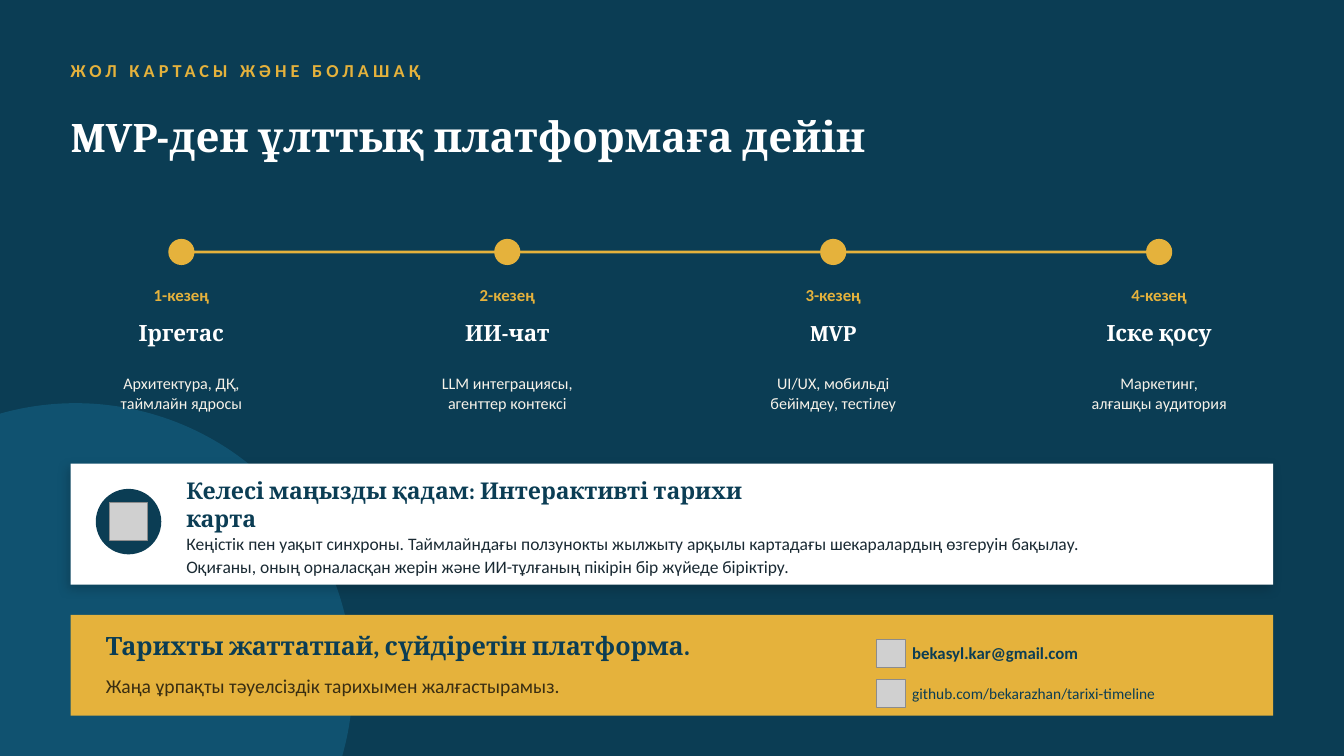
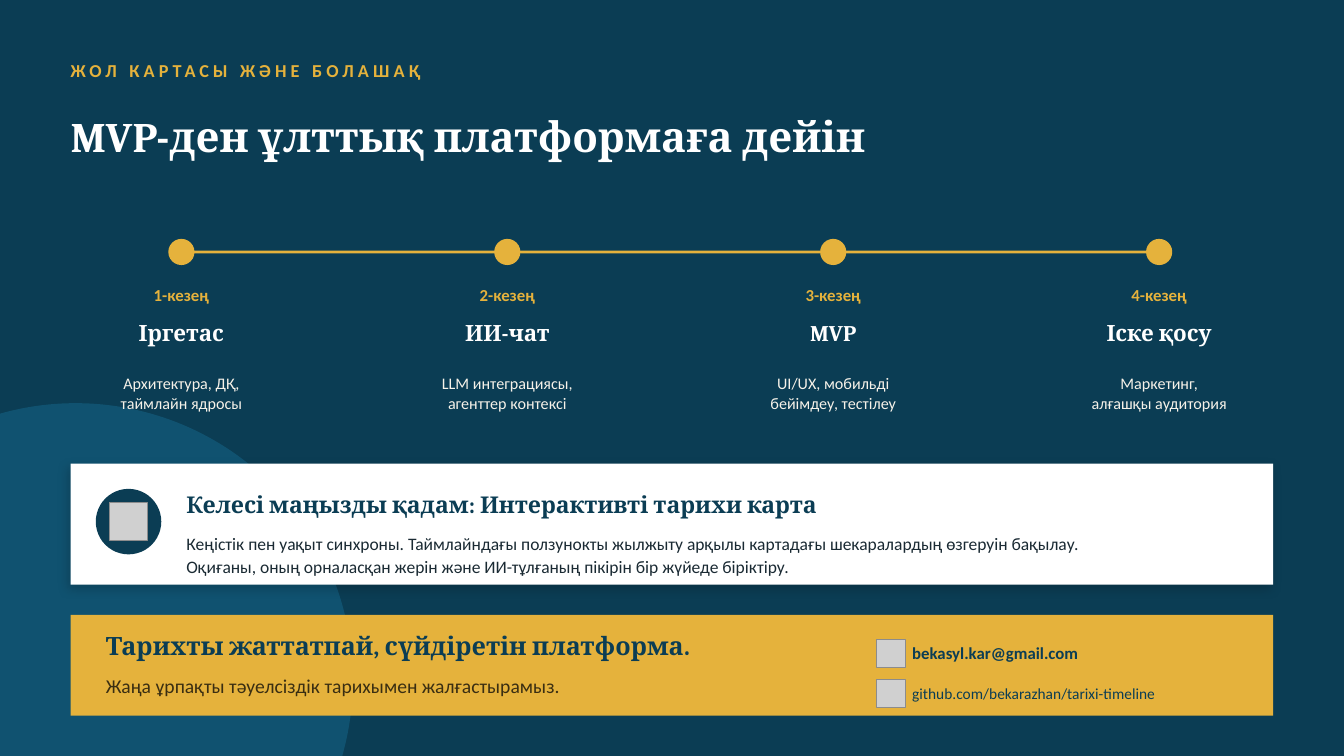
Before and after one commit to bekarazhan/tarixi-timeline, a slide deck: slide 10 of grant-presentation/Tarixi-Timeline_Tauelsizdik_urpaqtary.pptx. Drawn at 1344x756 pixels with LibreOffice and Linux fonts; fonts in the diff are those of the drawing; grey boxes stand for pictures. Boxes give left, top, right and bottom in pixels: in the first picture for what was removed or moved away, otherwise in the second. Text is boxed around its words. In the diff, an @@ line names an element or a change of style, - is before the commit and + after.

Commit message:
fix: adjust text bounds and font sizes in presentation to prevent overflow

```diff
--- a/grant-presentation/Tarixi-Timeline_Tauelsizdik_urpaqtary.pptx
+++ b/grant-presentation/Tarixi-Timeline_Tauelsizdik_urpaqtary.pptx
@@ text "Келесі маңызды қадам: Интерактивті тарихи ..." rewrapped from (186, 481, 742, 532) to (186, 495, 817, 519) @@
```
Also in this commit, not shown: 9 other slides changed, 1 other file.
